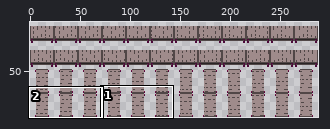
Two versions of one sprite sheet, assets/images/belt.png. Above: a wide view before the commit, with the close-up outlined.
Close-up. First the earlier version:
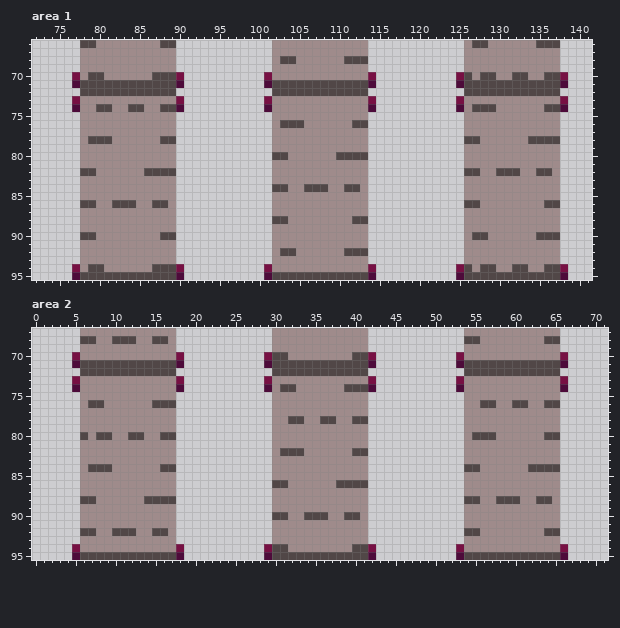
The file is 288x96 pixels. Shown: area 1: x 72..141, y 66..95; area 2: x 0..71, y 67..95. The wide view leaves out empty margins. The commit also changed other parts of the picture, which this record leaves out.
And afterwards:
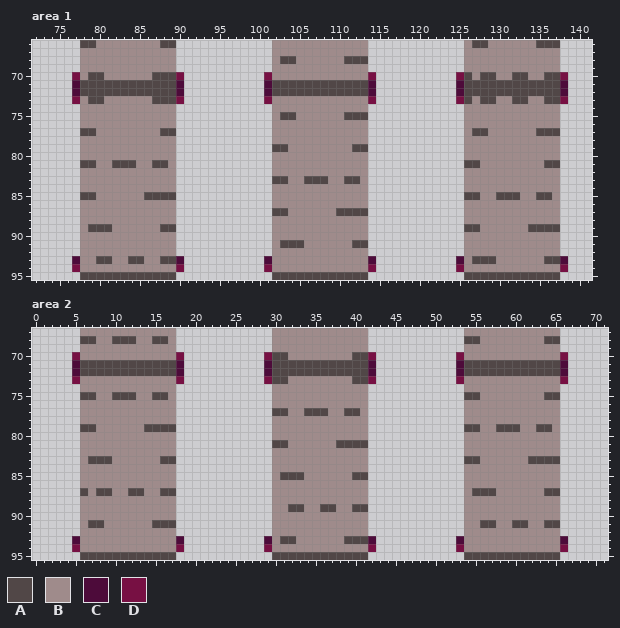
Palette (. is transparent): A #514747  B #9f8b8b  C #4d0b3a  D #771043
What changed:
--- area 1
@@ x 72..141 @@
 71 .....CAAAAAAAAAAAAC..........CAAAAAAAAAAAAC..........CAAAAAAAAAAAAC...
-72 ......AAAAAAAAAAAA............AAAAAAAAAAAA............AAAAAAAAAAAA....
-73 .....DBBBBBBBBBBBBD..........DBBBBBBBBBBBBD..........DBBBBBBBBBBBBD...
-74 .....CBBAABBAABBAAC..........CBBBBBBBBBBBBC..........CBAAABBBBBBAAC...
-75 ......BBBBBBBBBBBB............BBBBBBBBBBBB............BBBBBBBBBBBB....
-76 ......BBBBBBBBBBBB............BAAABBBBBBAA............BBBBBBBBBBBB....
-77 ......BBBBBBBBBBBB............BBBBBBBBBBBB............BBBBBBBBBBBB....
-78 ......BAAABBBBBBAA............BBBBBBBBBBBB............AABBBBBBAAAA....
-79 ......BBBBBBBBBBBB............BBBBBBBBBBBB............BBBBBBBBBBBB....
-80 ......BBBBBBBBBBBB............AABBBBBBAAAA............BBBBBBBBBBBB....
-81 ......BBBBBBBBBBBB............BBBBBBBBBBBB............BBBBBBBBBBBB....
-82 ......AABBBBBBAAAA............BBBBBBBBBBBB............AABBAAABBAAB....
-83 ......BBBBBBBBBBBB............BBBBBBBBBBBB............BBBBBBBBBBBB....
-84 ......BBBBBBBBBBBB............AABBAAABBAAB............BBBBBBBBBBBB....
-85 ......BBBBBBBBBBBB............BBBBBBBBBBBB............BBBBBBBBBBBB....
-86 ......AABBAAABBAAB............BBBBBBBBBBBB............AABBBBBBBBAA....
-87 ......BBBBBBBBBBBB............BBBBBBBBBBBB............BBBBBBBBBBBB....
-88 ......BBBBBBBBBBBB............AABBBBBBBBAA............BBBBBBBBBBBB....
-89 ......BBBBBBBBBBBB............BBBBBBBBBBBB............BBBBBBBBBBBB....
-90 ......AABBBBBBBBAA............BBBBBBBBBBBB............BAABBBBBBAAA....
-91 ......BBBBBBBBBBBB............BBBBBBBBBBBB............BBBBBBBBBBBB....
-92 ......BBBBBBBBBBBB............BAABBBBBBAAA............BBBBBBBBBBBB....
-93 ......BBBBBBBBBBBB............BBBBBBBBBBBB............BBBBBBBBBBBB....
-94 .....DBAABBBBBBAAAD..........DBBBBBBBBBBBBD..........DABAABBAABBAAD...
-95 .....CAAAAAAAAAAAAC..........CAAAAAAAAAAAAC..........CAAAAAAAAAAAAC...
+72 .....CAAAAAAAAAAAAC..........CAAAAAAAAAAAAC..........CAAAAAAAAAAAAC...
+73 .....DBAABBBBBBAAAD..........DBBBBBBBBBBBBD..........DABAABBAABBAAD...
+74 ......BBBBBBBBBBBB............BBBBBBBBBBBB............BBBBBBBBBBBB....
+75 ......BBBBBBBBBBBB............BAABBBBBBAAA............BBBBBBBBBBBB....
+76 ......BBBBBBBBBBBB............BBBBBBBBBBBB............BBBBBBBBBBBB....
+77 ......AABBBBBBBBAA............BBBBBBBBBBBB............BAABBBBBBAAA....
+78 ......BBBBBBBBBBBB............BBBBBBBBBBBB............BBBBBBBBBBBB....
+79 ......BBBBBBBBBBBB............AABBBBBBBBAA............BBBBBBBBBBBB....
+80 ......BBBBBBBBBBBB............BBBBBBBBBBBB............BBBBBBBBBBBB....
+81 ......AABBAAABBAAB............BBBBBBBBBBBB............AABBBBBBBBAA....
+82 ......BBBBBBBBBBBB............BBBBBBBBBBBB............BBBBBBBBBBBB....
+83 ......BBBBBBBBBBBB............AABBAAABBAAB............BBBBBBBBBBBB....
+84 ......BBBBBBBBBBBB............BBBBBBBBBBBB............BBBBBBBBBBBB....
+85 ......AABBBBBBAAAA............BBBBBBBBBBBB............AABBAAABBAAB....
+86 ......BBBBBBBBBBBB............BBBBBBBBBBBB............BBBBBBBBBBBB....
+87 ......BBBBBBBBBBBB............AABBBBBBAAAA............BBBBBBBBBBBB....
+88 ......BBBBBBBBBBBB............BBBBBBBBBBBB............BBBBBBBBBBBB....
+89 ......BAAABBBBBBAA............BBBBBBBBBBBB............AABBBBBBAAAA....
+90 ......BBBBBBBBBBBB............BBBBBBBBBBBB............BBBBBBBBBBBB....
+91 ......BBBBBBBBBBBB............BAAABBBBBBAA............BBBBBBBBBBBB....
+92 ......BBBBBBBBBBBB............BBBBBBBBBBBB............BBBBBBBBBBBB....
+93 .....CBBAABBAABBAAC..........CBBBBBBBBBBBBC..........CBAAABBBBBBAAC...
+94 .....DBBBBBBBBBBBBD..........DBBBBBBBBBBBBD..........DBBBBBBBBBBBBD...
+95 ......AAAAAAAAAAAA............AAAAAAAAAAAA............AAAAAAAAAAAA....
--- area 2
@@ x 0..71 @@
 71 .....CAAAAAAAAAAAAC..........CAAAAAAAAAAAAC..........CAAAAAAAAAAAAC.....
-72 ......AAAAAAAAAAAA............AAAAAAAAAAAA............AAAAAAAAAAAA......
-73 .....DBBBBBBBBBBBBD..........DBBBBBBBBBBBBD..........DBBBBBBBBBBBBD.....
-74 .....CBBBBBBBBBBBBC..........CBAABBBBBBAAAC..........CBBBBBBBBBBBBC.....
-75 ......BBBBBBBBBBBB............BBBBBBBBBBBB............BBBBBBBBBBBB......
-76 ......BAABBBBBBAAA............BBBBBBBBBBBB............BBAABBAABBAA......
-77 ......BBBBBBBBBBBB............BBBBBBBBBBBB............BBBBBBBBBBBB......
-78 ......BBBBBBBBBBBB............BBAABBAABBAA............BBBBBBBBBBBB......
-79 ......BBBBBBBBBBBB............BBBBBBBBBBBB............BBBBBBBBBBBB......
-80 ......ABAABBAABBAA............BBBBBBBBBBBB............BAAABBBBBBAA......
-81 ......BBBBBBBBBBBB............BBBBBBBBBBBB............BBBBBBBBBBBB......
-82 ......BBBBBBBBBBBB............BAAABBBBBBAA............BBBBBBBBBBBB......
-83 ......BBBBBBBBBBBB............BBBBBBBBBBBB............BBBBBBBBBBBB......
-84 ......BAAABBBBBBAA............BBBBBBBBBBBB............AABBBBBBAAAA......
-85 ......BBBBBBBBBBBB............BBBBBBBBBBBB............BBBBBBBBBBBB......
-86 ......BBBBBBBBBBBB............AABBBBBBAAAA............BBBBBBBBBBBB......
-87 ......BBBBBBBBBBBB............BBBBBBBBBBBB............BBBBBBBBBBBB......
-88 ......AABBBBBBAAAA............BBBBBBBBBBBB............AABBAAABBAAB......
-89 ......BBBBBBBBBBBB............BBBBBBBBBBBB............BBBBBBBBBBBB......
-90 ......BBBBBBBBBBBB............AABBAAABBAAB............BBBBBBBBBBBB......
-91 ......BBBBBBBBBBBB............BBBBBBBBBBBB............BBBBBBBBBBBB......
-92 ......AABBAAABBAAB............BBBBBBBBBBBB............AABBBBBBBBAA......
-93 ......BBBBBBBBBBBB............BBBBBBBBBBBB............BBBBBBBBBBBB......
-94 .....DBBBBBBBBBBBBD..........DAABBBBBBBBAAD..........DBBBBBBBBBBBBD.....
-95 .....CAAAAAAAAAAAAC..........CAAAAAAAAAAAAC..........CAAAAAAAAAAAAC.....
+72 .....CAAAAAAAAAAAAC..........CAAAAAAAAAAAAC..........CAAAAAAAAAAAAC.....
+73 .....DBBBBBBBBBBBBD..........DAABBBBBBBBAAD..........DBBBBBBBBBBBBD.....
+74 ......BBBBBBBBBBBB............BBBBBBBBBBBB............BBBBBBBBBBBB......
+75 ......AABBAAABBAAB............BBBBBBBBBBBB............AABBBBBBBBAA......
+76 ......BBBBBBBBBBBB............BBBBBBBBBBBB............BBBBBBBBBBBB......
+77 ......BBBBBBBBBBBB............AABBAAABBAAB............BBBBBBBBBBBB......
+78 ......BBBBBBBBBBBB............BBBBBBBBBBBB............BBBBBBBBBBBB......
+79 ......AABBBBBBAAAA............BBBBBBBBBBBB............AABBAAABBAAB......
+80 ......BBBBBBBBBBBB............BBBBBBBBBBBB............BBBBBBBBBBBB......
+81 ......BBBBBBBBBBBB............AABBBBBBAAAA............BBBBBBBBBBBB......
+82 ......BBBBBBBBBBBB............BBBBBBBBBBBB............BBBBBBBBBBBB......
+83 ......BAAABBBBBBAA............BBBBBBBBBBBB............AABBBBBBAAAA......
+84 ......BBBBBBBBBBBB............BBBBBBBBBBBB............BBBBBBBBBBBB......
+85 ......BBBBBBBBBBBB............BAAABBBBBBAA............BBBBBBBBBBBB......
+86 ......BBBBBBBBBBBB............BBBBBBBBBBBB............BBBBBBBBBBBB......
+87 ......ABAABBAABBAA............BBBBBBBBBBBB............BAAABBBBBBAA......
+88 ......BBBBBBBBBBBB............BBBBBBBBBBBB............BBBBBBBBBBBB......
+89 ......BBBBBBBBBBBB............BBAABBAABBAA............BBBBBBBBBBBB......
+90 ......BBBBBBBBBBBB............BBBBBBBBBBBB............BBBBBBBBBBBB......
+91 ......BAABBBBBBAAA............BBBBBBBBBBBB............BBAABBAABBAA......
+92 ......BBBBBBBBBBBB............BBBBBBBBBBBB............BBBBBBBBBBBB......
+93 .....CBBBBBBBBBBBBC..........CBAABBBBBBAAAC..........CBBBBBBBBBBBBC.....
+94 .....DBBBBBBBBBBBBD..........DBBBBBBBBBBBBD..........DBBBBBBBBBBBBD.....
+95 ......AAAAAAAAAAAA............AAAAAAAAAAAA............AAAAAAAAAAAA......
